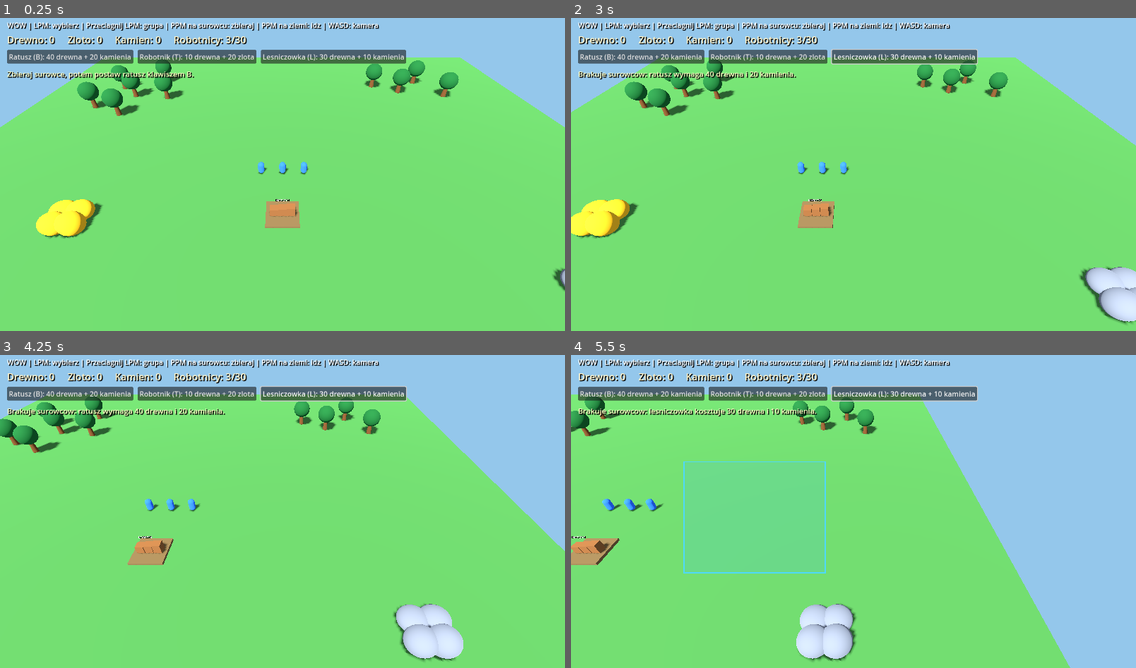
Above: before the commit, frames 1-4 (two rows, left to right).
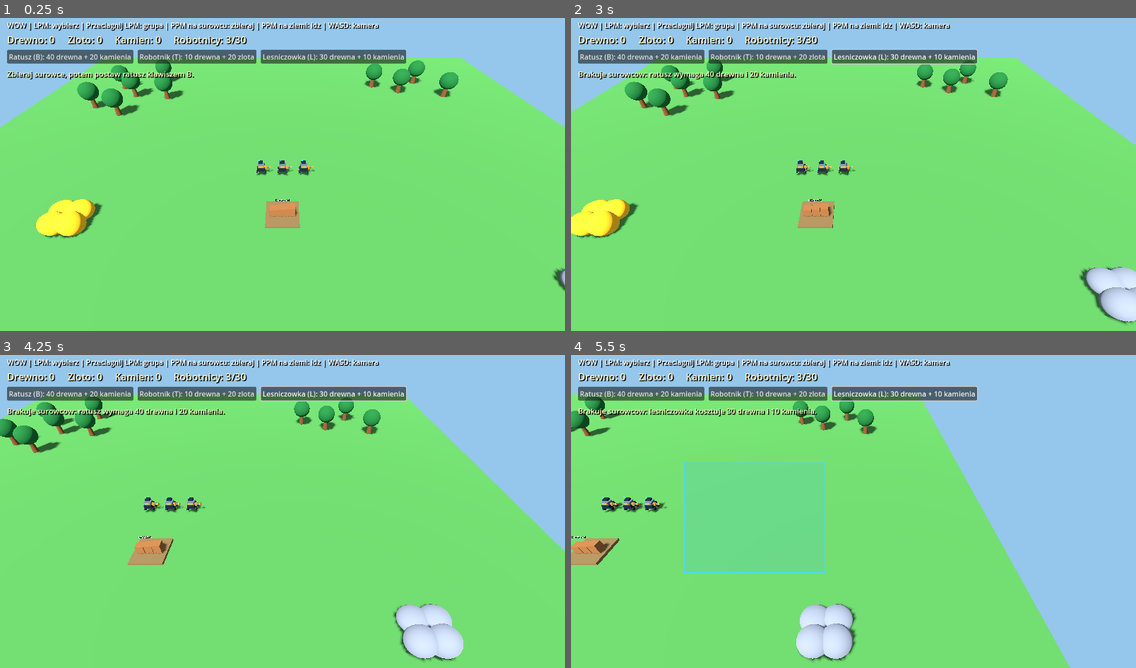
Above: after the commit, the same moments.

Repository: serafin1367/wow
Game: Godot game, scene res://scenes/main.tscn
Two runs of this game, one before a commit and one after it. Both use one fixed random seed, a clock stepped at 60 frames per second and the inputs below.
Inputs (mouse positions are in pixels of both pictures, inside the frame that each line leads up to):
- Up to frame 1 (0.25 s): no input
- Up to frame 2 (3 s): click "Ratusz (B): 40 drewna + 20 ka…" at 0.5 s; click "Robotnik (T): 10 drewna + 20 …" at 1.25 s; click "Lesniczowka (L): 30 drewna + …" at 2 s; tap Enter at 2.75 s; move the mouse to (977, 155) at 2.77 s; hold D from 2.78 s (still down); tap B at 2.85 s; click (977, 155) at 2.92 s
- Up to frame 3 (4.25 s): release D at 3.5 s; drag from (169, 524) to (254, 574) at 3.52 s
- Up to frame 4 (5.5 s): move the mouse to (910, 439) at 4.27 s; hold D 4.28-5 s; tap L at 4.35 s; drag from (825, 574) to (684, 461) at 5.02 s

The runs differ from the first frame. In frame 1, 0.2% of the frame differs, in the area x 45-56%, y 45-51%; in frame 2, 0.2%; in frame 3, 0.3%; in frame 4, 0.3%, in the area x 5-17%, y 45-51%.

Commit message:
feat: specialized robots with batteries, automatic charging and repair commands

Diff:
--- a/scripts/worker.gd
+++ b/scripts/worker.gd
@@ -1,15 +1,21 @@
 extends CharacterBody3D
-## Prosty robotnik RTS: ruch A*, zbieranie surowca i dostawa do magazynu.
+## WOW 0.2: roboty kolonii - gornik, transportowiec i technik.
+## Wspolny ruch A*, akumulator, ladowanie, transport oraz naprawy.
 
 signal resource_delivered(resource_type: String, quantity: int)
 
-enum WorkState { IDLE, MOVING, TO_RESOURCE, GATHERING, TO_DEPOT }
-
-const CARRY_CAPACITY: int = 10
-const HARVEST_PER_TICK: int = 2
+const MODEL_SCRIPT = preload("res://scripts/robot_model.gd")
+
+enum WorkState { IDLE, MOVING, TO_RESOURCE, GATHERING, TO_DEPOT, TO_CHARGER, CHARGING, TO_REPAIR, REPAIRING }
+
+const BATTERY_MAX: float = 100.0
+const LOW_BATTERY: float = 22.0
+const BATTERY_RESUME: float = 98.0
 const HARVEST_INTERVAL: float = 1.0
+const REPAIR_RATE: float = 6.0
 
 @export var move_speed: float = 6.0
+@export_enum("miner", "hauler", "engineer") var robot_role: String = "miner"
 
 var waypoints: Array[Vector3] = []
 var next_waypoint: int = 0
@@ -17,22 +23,27 @@
 
 var state: WorkState = WorkState.IDLE
 var resource_target = null
+var repair_target = null
 var preferred_resource_type: String = ""
 var navigation_grid = null
+var charging_station: Node3D
 var depot_position: Vector3 = Vector3.ZERO
+var energy: float = BATTERY_MAX
 var harvest_elapsed: float = 0.0
 var idle_search_elapsed: float = 0.0
 var carried_type: String = ""
 var carried_amount: int = 0
 
+var suspended_state: WorkState = WorkState.IDLE
+var suspended_destination: Vector3 = Vector3.ZERO
+
 
 func _ready() -> void:
 	collision_layer = 2
-	# Kolizje ze stalymi przeszkodami, bez wzajemnego blokowania robotnikow.
 	collision_mask = 4
 
 	var capsule_shape := CapsuleShape3D.new()
-	capsule_shape.radius = 0.45
+	capsule_shape.radius = 0.47
 	capsule_shape.height = 1.8
 	var collision := CollisionShape3D.new()
 	collision.name = "Collision"
@@ -40,23 +51,16 @@
 	collision.position.y = 0.9
 	add_child(collision)
 
-	var body := MeshInstance3D.new()
-	body.name = "PlaceholderModel"
-	var capsule := CapsuleMesh.new()
-	capsule.radius = 0.45
-	capsule.height = 1.8
-	body.mesh = capsule
-	body.position.y = 0.9
-	var blue := StandardMaterial3D.new()
-	blue.albedo_color = Color(0.18, 0.42, 0.92)
-	body.material_override = blue
+	var body = MODEL_SCRIPT.new()
+	body.name = "RobotVisual"
+	body.robot_role = robot_role
 	add_child(body)
 
 	selection_ring = MeshInstance3D.new()
 	selection_ring.name = "SelectionRing"
 	var ring := TorusMesh.new()
-	ring.inner_radius = 0.65
-	ring.outer_radius = 0.8
+	ring.inner_radius = 0.68
+	ring.outer_radius = 0.81
 	selection_ring.mesh = ring
 	selection_ring.position.y = 0.07
 	var green := StandardMaterial3D.new()
@@ -68,15 +72,42 @@
 
 
 func _physics_process(delta: float) -> void:
+	if state == WorkState.CHARGING:
+		velocity = Vector3.ZERO
+		if is_instance_valid(charging_station):
+			energy = minf(BATTERY_MAX, energy + charging_station.available_rate() * delta)
+		if energy >= BATTERY_RESUME:
+			_resume_after_charging()
+		return
+
+	var usage: float = 0.035
 	if state == WorkState.GATHERING:
+		usage = 1.15
+	elif state == WorkState.REPAIRING:
+		usage = 1.4
+	elif state != WorkState.IDLE and state != WorkState.TO_CHARGER:
+		usage = 0.7
+	elif state == WorkState.TO_CHARGER:
+		usage = 0.35
+	energy = maxf(0.0, energy - usage * delta)
+
+	if state != WorkState.TO_CHARGER and energy <= LOW_BATTERY and is_instance_valid(charging_station):
+		if _begin_recharge():
+			return
+
+	if state == WorkState.GATHERING:
 		velocity = Vector3.ZERO
 		_process_harvest(delta)
 		return
 
+	if state == WorkState.REPAIRING:
+		velocity = Vector3.ZERO
+		_process_repair(delta)
+		return
+
 	if state == WorkState.IDLE:
 		velocity = Vector3.ZERO
-		# Gdy lesnik wyhoduje nowe drzewo, dawny drwal wznowi prace sam.
-		if preferred_resource_type != "" and navigation_grid != null:
+		if preferred_resource_type != "" and navigation_grid != null and energy > LOW_BATTERY:
 			idle_search_elapsed += delta
 			if idle_search_elapsed >= 2.0:
 				idle_search_elapsed = 0.0
@@ -86,7 +117,7 @@
 	while next_waypoint < waypoints.size():
 		var offset := waypoints[next_waypoint] - global_position
 		offset.y = 0.0
-		if offset.length() <= 0.16:
+		if offset.length() <= 0.18:
 			next_waypoint += 1
 		else:
 			break
@@ -100,11 +131,15 @@
 	difference.y = 0.0
 	velocity = difference.normalized() * minf(move_speed, difference.length() / maxf(delta, 0.001))
 	move_and_slide()
+	if velocity.length_squared() > 0.05:
+		var visual := get_node_or_null("RobotVisual") as Node3D
+		if visual != null:
+			visual.rotation.y = atan2(velocity.x, velocity.z)
 
 
 func command_move(new_path: Array[Vector3]) -> void:
-	# Rozkaz przemieszczania przerywa biezace zbieranie.
 	resource_target = null
+	repair_target = null
 	preferred_resource_type = ""
 	waypoints = new_path
 	next_waypoint = 0
@@ -112,18 +147,82 @@
 
 
 func command_gather(target: Node3D, grid: RefCounted, drop_point: Vector3) -> void:
+	if robot_role == "engineer":
+		return
 	if not is_instance_valid(target) or not target.has_method("harvest"):
 		return
+	repair_target = null
 	resource_target = target
 	preferred_resource_type = target.resource_type
 	navigation_grid = grid
 	depot_position = drop_point
-
-	# Przed zmiana rodzaju surowca oddaj wczesniejszy ladunek.
 	if carried_amount > 0 and carried_type != resource_target.resource_type:
 		_go_to_depot()
 	else:
 		_go_to_resource()
+
+
+func command_repair(target: Node3D, grid: RefCounted) -> void:
+	if robot_role != "engineer":
+		return
+	if not is_instance_valid(target) or not target.has_method("repair"):
+		return
+	preferred_resource_type = ""
+	resource_target = null
+	repair_target = target
+	navigation_grid = grid
+	_go_to_repair()
+
+
+func command_charge() -> void:
+	preferred_resource_type = ""
+	resource_target = null
+	repair_target = null
+	suspended_state = WorkState.IDLE
+	if not _navigate_to_charger():
+		state = WorkState.IDLE
+
+
+func _begin_recharge() -> bool:
+	if navigation_grid == null:
+		return false
+	var previous: WorkState = state
+	var target := global_position
+	if not waypoints.is_empty():
+		target = waypoints[waypoints.size() - 1]
+	if not _navigate_to_charger():
+		return false
+	suspended_state = previous
+	suspended_destination = target
+	return true
+
+
+func _navigate_to_charger() -> bool:
+	if not is_instance_valid(charging_station) or navigation_grid == null:
+		return false
+	var route: Array[Vector3] = navigation_grid.find_access_path(global_position, charging_station.global_position, 2.7)
+	if route.is_empty():
+		return false
+	waypoints = route
+	next_waypoint = 0
+	state = WorkState.TO_CHARGER
+	return true
+
+
+func _resume_after_charging() -> void:
+	var next: WorkState = suspended_state
+	suspended_state = WorkState.IDLE
+	if next == WorkState.TO_DEPOT:
+		_go_to_depot()
+	elif next == WorkState.TO_RESOURCE or next == WorkState.GATHERING:
+		_go_to_resource()
+	elif next == WorkState.TO_REPAIR or next == WorkState.REPAIRING:
+		_go_to_repair()
+	elif next == WorkState.MOVING and navigation_grid != null:
+		var route: Array[Vector3] = navigation_grid.find_path(global_position, suspended_destination)
+		command_move(route)
+	else:
+		state = WorkState.IDLE
 
 
 func _go_to_resource() -> void:
@@ -148,28 +247,45 @@
 	var route: Array[Vector3] = navigation_grid.find_access_path(global_position, depot_position, 3.5)
 	if route.is_empty():
 		state = WorkState.IDLE
-		push_warning("Nie mozna znalezc punktu dostawy przy magazynie.")
+		push_warning("Brak trasy do magazynu.")
 		return
 	waypoints = route
 	next_waypoint = 0
 	state = WorkState.TO_DEPOT
 
 
+func _go_to_repair() -> void:
+	if not is_instance_valid(repair_target) or not repair_target.needs_repair():
+		state = WorkState.IDLE
+		return
+	if navigation_grid == null:
+		state = WorkState.IDLE
+		return
+	var radius: float = repair_target.CLEARANCE_RADIUS + 0.55
+	var route: Array[Vector3] = navigation_grid.find_access_path(global_position, repair_target.global_position, radius)
+	if route.is_empty():
+		state = WorkState.IDLE
+		push_warning("Brak dostepu do naprawianej instalacji.")
+		return
+	waypoints = route
+	next_waypoint = 0
+	state = WorkState.TO_REPAIR
+
+
 func _find_alternative_resource() -> Node3D:
-	# Po zniknieciu scietego drzewa robotnik automatycznie szuka nastepnego.
 	var nearest: Node3D = null
-	var nearest_distance: float = INF
+	var best: float = INF
 	for source in get_tree().get_nodes_in_group("resource_nodes"):
 		if source.resource_type != preferred_resource_type or source.remaining <= 0:
 			continue
 		var distance: float = global_position.distance_squared_to(source.global_position)
-		if distance < nearest_distance:
-			nearest_distance = distance
+		if distance < best:
+			best = distance
 			nearest = source
 	return nearest
 
 
-func _start_route(target: Vector3, next_state: int) -> void:
+func _start_route(target: Vector3, next_state: WorkState) -> void:
 	if navigation_grid == null:
 		state = WorkState.IDLE
 		return
@@ -198,6 +314,10 @@
 			_go_to_resource()
 		else:
 			state = WorkState.IDLE
+	elif state == WorkState.TO_CHARGER:
+		state = WorkState.CHARGING
+	elif state == WorkState.TO_REPAIR:
+		state = WorkState.REPAIRING
 	else:
 		state = WorkState.IDLE
 
@@ -209,21 +329,30 @@
 		else:
 			_go_to_resource()
 		return
-
 	harvest_elapsed += delta
 	if harvest_elapsed < HARVEST_INTERVAL:
 		return
 	harvest_elapsed = 0.0
-
-	var quantity: int = mini(HARVEST_PER_TICK, CARRY_CAPACITY - carried_amount)
+	var capacity: int = 25 if robot_role == "hauler" else 10
+	var rate: int = 2 if robot_role == "hauler" else 4
+	var quantity: int = mini(rate, capacity - carried_amount)
 	var obtained: int = resource_target.harvest(quantity)
 	if obtained > 0:
 		if carried_amount == 0:
 			carried_type = resource_target.resource_type
 		carried_amount += obtained
-
-	if carried_amount >= CARRY_CAPACITY or not _resource_available():
+	if carried_amount >= capacity or not _resource_available():
 		_go_to_depot()
+
+
+func _process_repair(delta: float) -> void:
+	if not is_instance_valid(repair_target):
+		state = WorkState.IDLE
+		return
+	if not repair_target.needs_repair():
+		state = WorkState.IDLE
+		return
+	repair_target.repair(REPAIR_RATE * delta)
 
 
 func _resource_available() -> bool:
@@ -231,4 +360,36 @@
 
 
 func set_selected(value: bool) -> void:
-	selection_ring.visible = value
+	if selection_ring != null:
+		selection_ring.visible = value
+
+
+func role_name() -> String:
+	if robot_role == "hauler":
+		return "TRANSPORT"
+	if robot_role == "engineer":
+		return "NAPRAWA"
+	return "GORNIK"
+
+
+func status_text() -> String:
+	match state:
+		WorkState.IDLE:
+			return "Oczekiwanie"
+		WorkState.MOVING:
+			return "Przejazd"
+		WorkState.TO_RESOURCE:
+			return "Jedzie po surowce"
+		WorkState.GATHERING:
+			return "Wydobywanie"
+		WorkState.TO_DEPOT:
+			return "Dostawa"
+		WorkState.TO_CHARGER:
+			return "Jedzie na ladowanie"
+		WorkState.CHARGING:
+			return "Ladowanie"
+		WorkState.TO_REPAIR:
+			return "Jedzie naprawiac"
+		WorkState.REPAIRING:
+			return "Naprawa"
+	return "Oczekiwanie"
